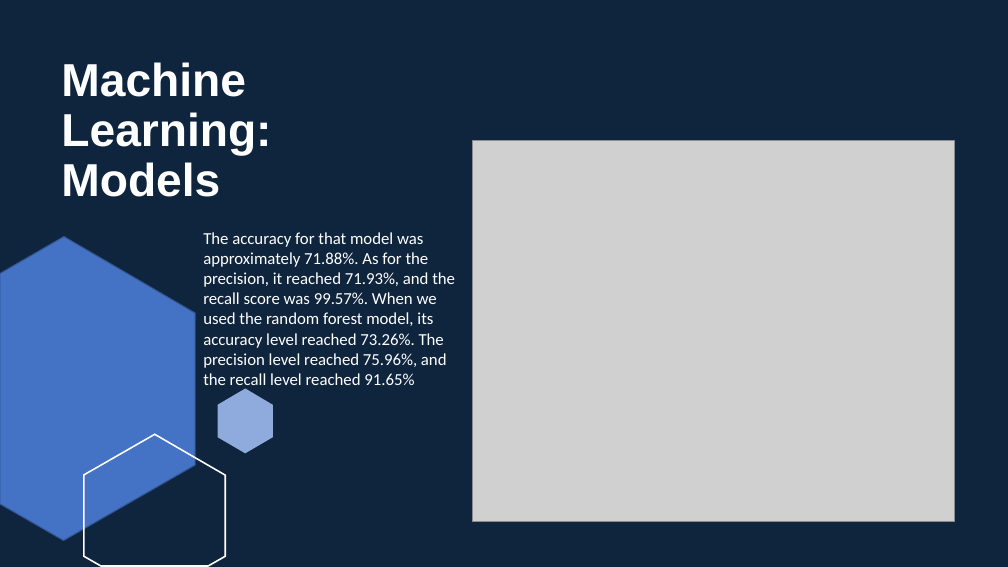
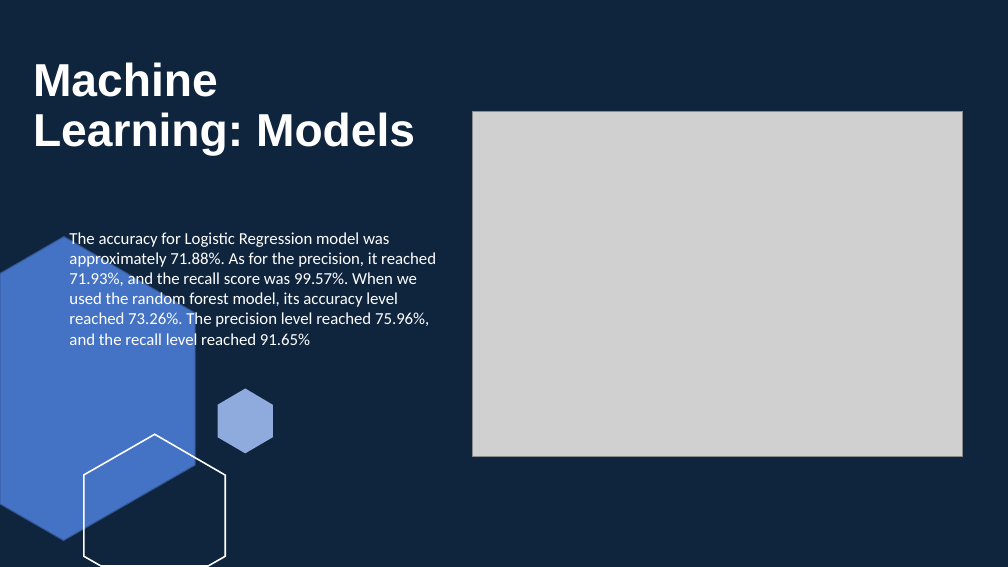
Before and after one commit to manalbayoumi/Project-4, a slide deck: slide 10 of Loan_Defaulter_PP.pptx (slide 11 before the commit). Drawn at 1008x567 pixels with LibreOffice and Linux fonts; fonts in the diff are those of the drawing; grey boxes stand for pictures. Boxes give left, top, right and bottom in pixels: in the first picture for what was removed or moved away, otherwise in the second. Text is boxed around its words. In the diff, an @@ line names an element or a change of style, - is before the commit and + after.

```diff
--- a/Loan_Defaulter_PP.pptx
+++ b/Loan_Defaulter_PP.pptx
@@ title "Machine Learning: Models" rewrapped from <box>61,62,271,197</box> to <box>33,62,415,155</box> @@
@@ picture: place and size @@
-picture at <box>473,141,955,522</box>
+picture at <box>473,111,963,456</box>
@@ text at <box>69,232,436,349</box>: text changed @@
-The accuracy for that model was
-approximately 71.88%. As for the precision, it reached 71.93%, and the recall score was 99.57%. When we used the random forest model, its accuracy level reached 73.26%. The precision level reached 75.96%, and the recall level reached 91.65%
+The accuracy for Logistic Regression model was
+approximately 71.88%. As for the precision, it reached 71.93%, and the recall score was 99.57%. When we used the random forest model, its accuracy level reached 73.26%. The precision level reached 75.96%, and the recall level reached 91.65%
```
Also in this commit, not shown: 1 slide removed.
